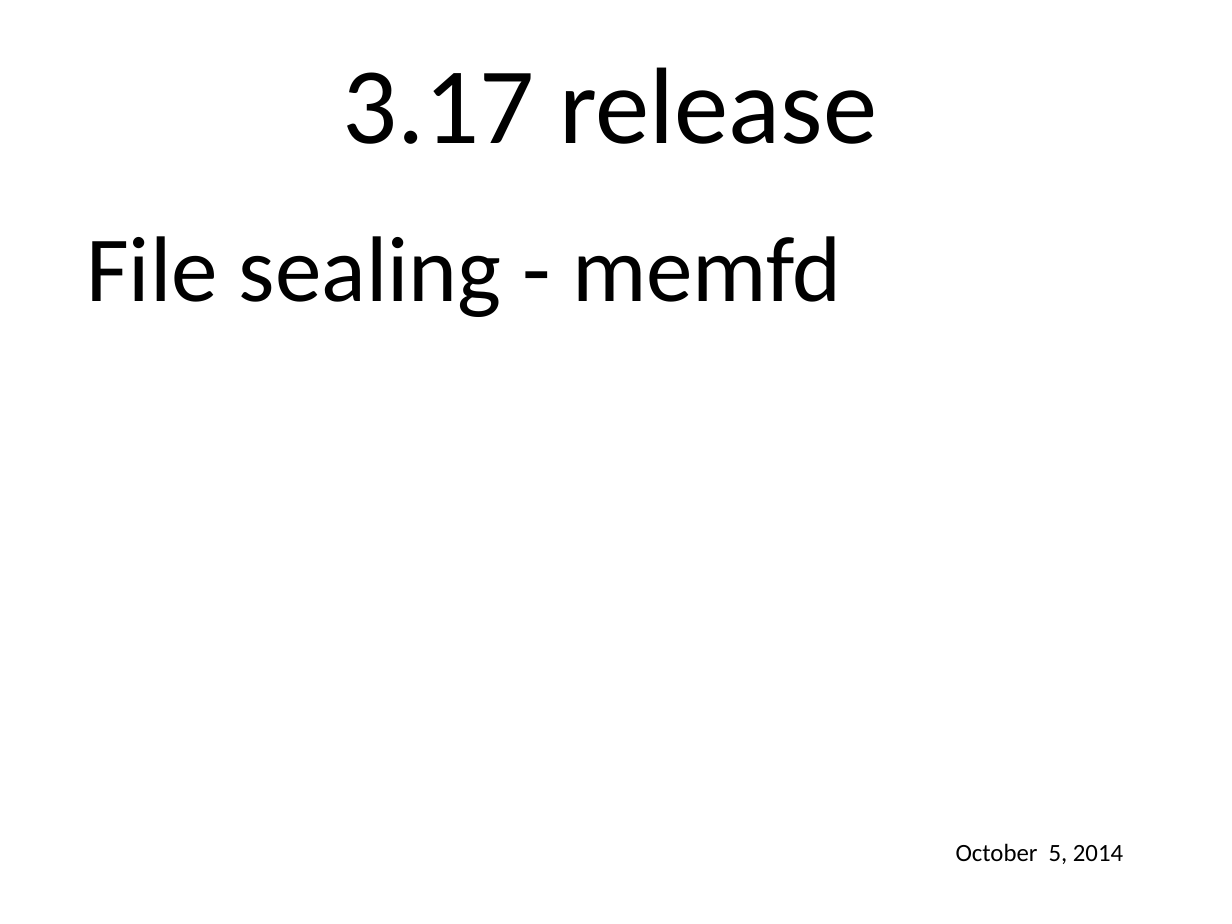
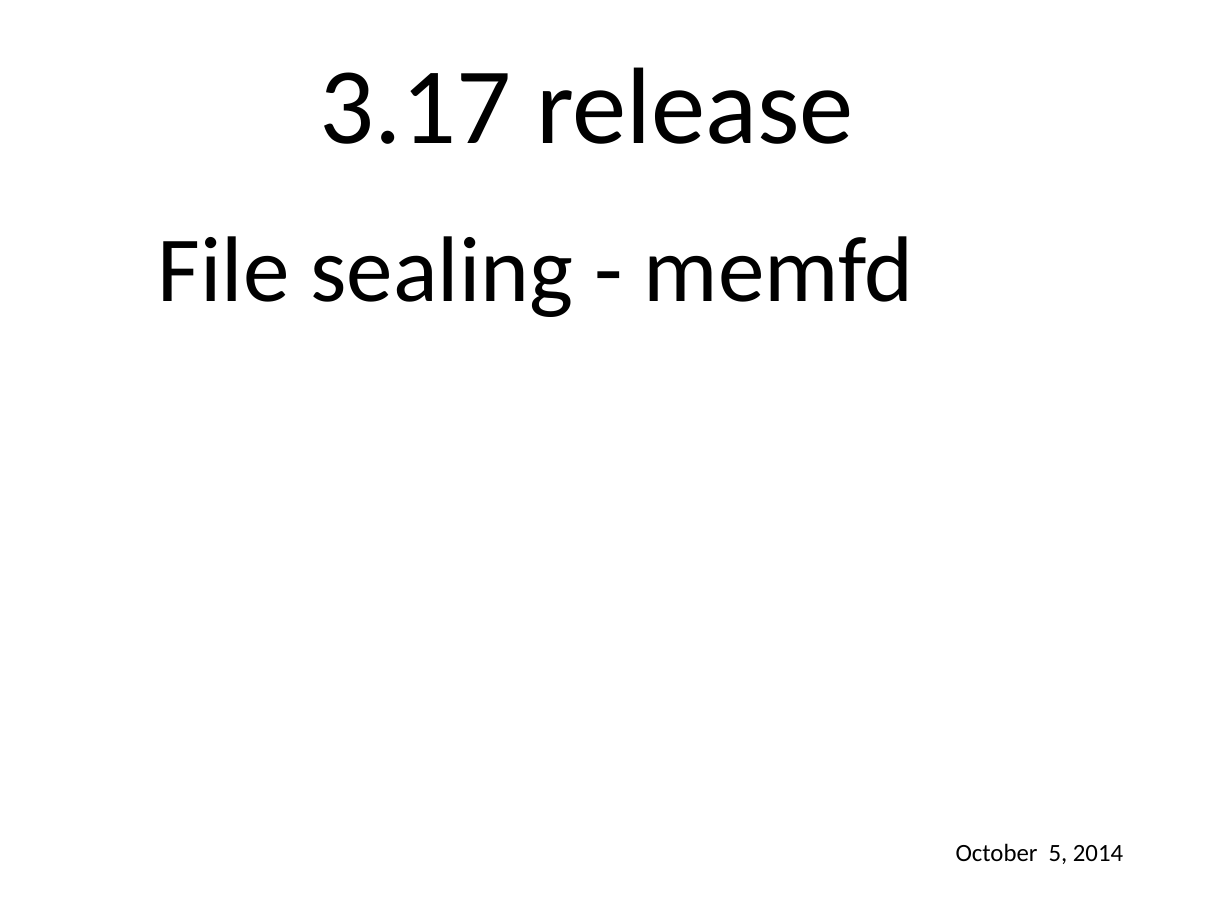
Before and after one commit to gregkh/kernel-development, a slide deck: slide 16 of lf_kernel-development.odp (slide 26 before the commit). Drawn at 1232x924 pixels with LibreOffice and Linux fonts; fonts in the diff are those of the drawing; background and template pictures are left out. Boxes give left, top, right and bottom in pixels: in the first picture for what was removed or moved away, otherwise in the second. Text is boxed around its words. In the diff, an @@ line names an element or a change of style, - is before the commit and + after.

```diff
--- a/lf_kernel-development.odp
+++ b/lf_kernel-development.odp
@@ text "3.17 release": place and size @@
-text "3.17 release" at [343, 67, 877, 144]
+text "3.17 release" at [319, 67, 854, 144]
@@ text "File sealing - memfd": place and size @@
-text "File sealing - memfd" at [86, 236, 841, 317]
+text "File sealing - memfd" at [158, 236, 913, 317]
```
Also in this commit, not shown: 27 other slides changed, 1 slide removed, 1 other file.
